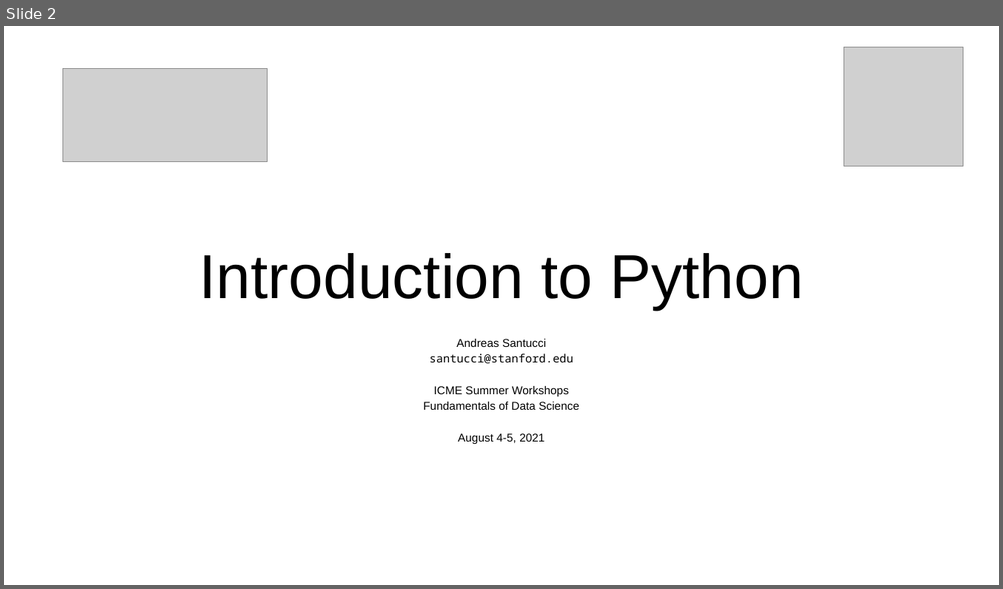
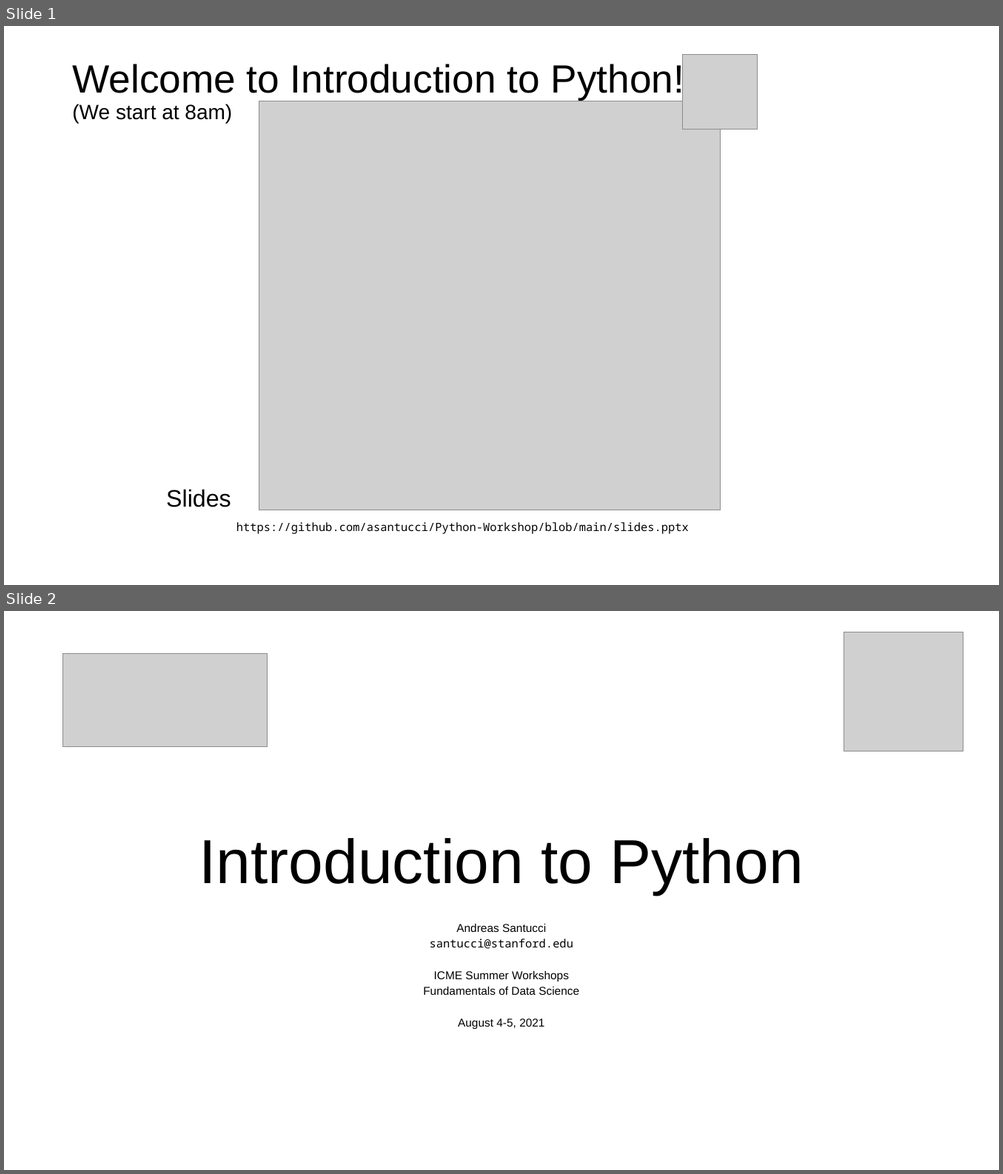
Before and after one commit to asantucci/Python-Workshop, a slide deck: slides.pptx. Shown one above the other, each under a label of ours: slide 2 before the commit, slides 1 and 2 after it. The pictures are 1003x589 and 1003x1174 pixels, drawn with LibreOffice and Linux fonts; fonts in the diff are those of the drawing; grey boxes stand for pictures. Boxes give left, top, right and bottom in pixels: in the first picture for what was removed or moved away, otherwise in the second. Text is boxed around its words. In the diff, an @@ line names an element or a change of style, - is before the commit and + after.

```diff
--- a/slides.pptx
+++ b/slides.pptx
@@ slide 1 added at (x1=4, y1=26, x2=999, y2=585), background #FFFFFF @@
@@ title added at (x1=72, y1=62, x2=684, y2=123), 38 pt, text #000000 @@
+Welcome to Introduction to Python!
+(We start at 8am)
@@ picture added at (x1=683, y1=54, x2=757, y2=129) @@
@@ picture added at (x1=259, y1=101, x2=720, y2=511) @@
@@ text added at (x1=166, y1=489, x2=688, y2=534), 11 pt, text #000000 @@
+  Slides
+  https://github.com/asantucci/Python-Workshop/blob/main/slides.pptx
```
Also in this commit, not shown: 21 slides changed, 3 slides removed.
